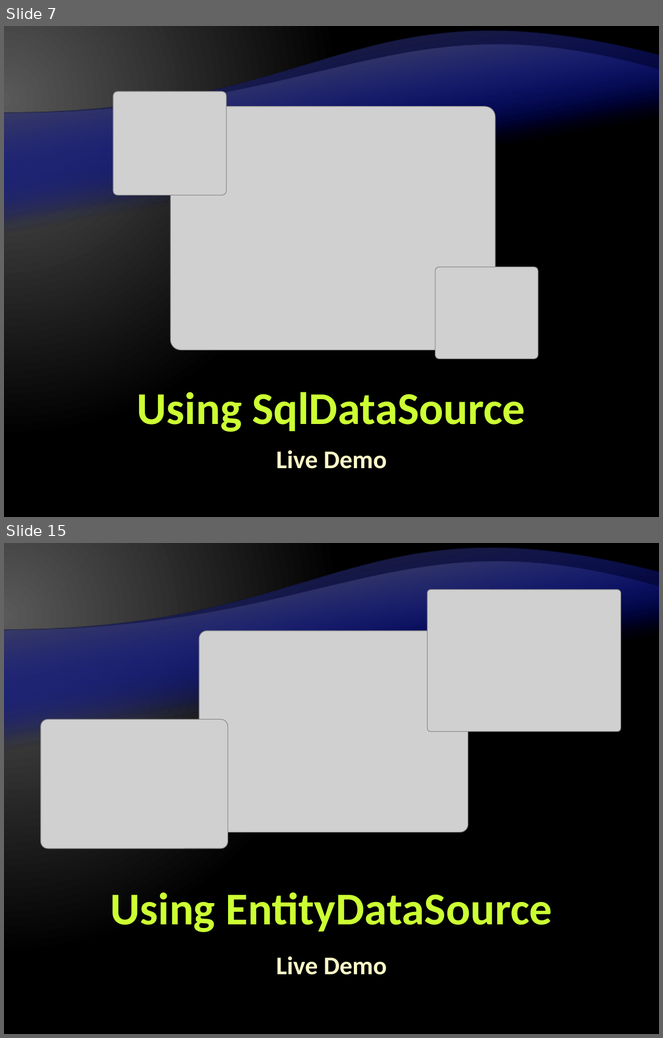
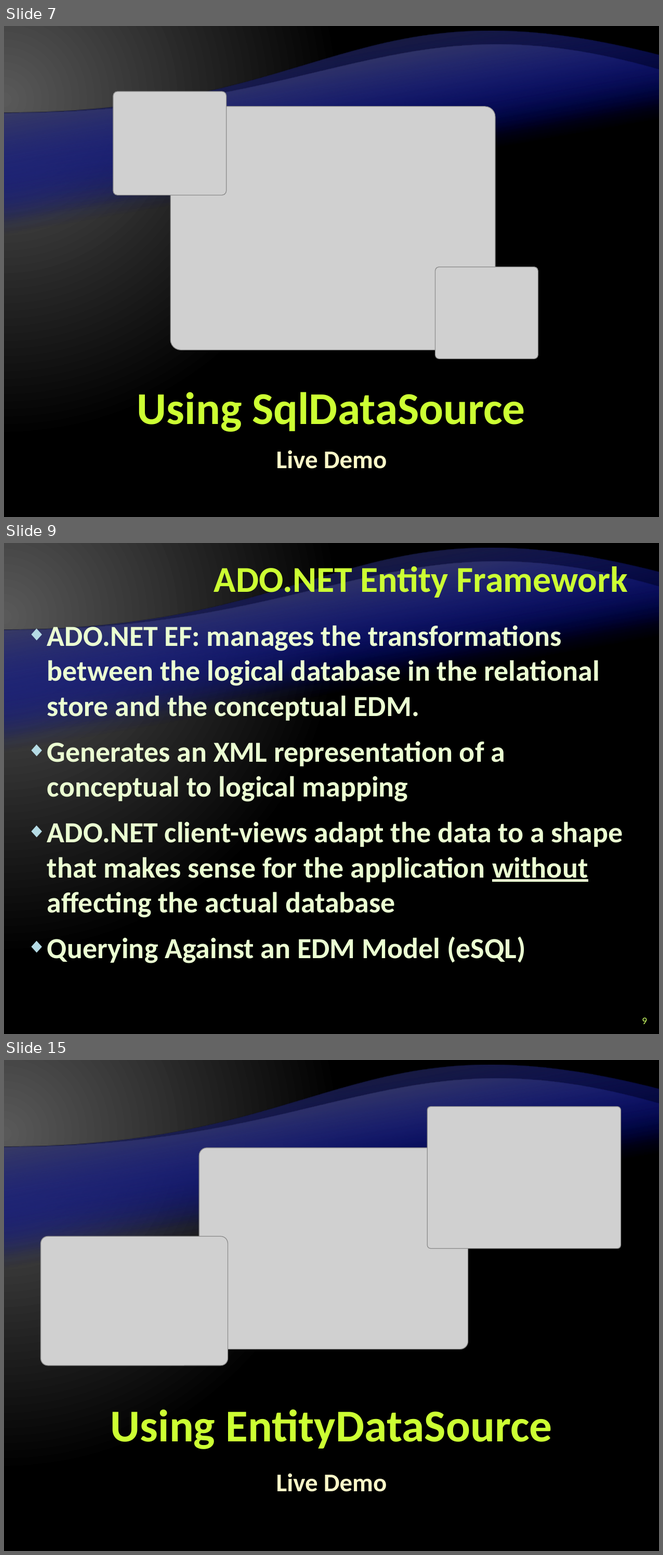
Before and after one commit to Graveheart/aspnetcourse, a slide deck: 2010/lectures/10. ASP.NET-and-Databases.pptx. Shown one above the other, each under a label of ours: slides 7 and 15 before the commit, slides 7, 9 and 15 after it; the slides between them are not shown. The pictures are 663x1038 and 663x1555 pixels, drawn with LibreOffice and Linux fonts; fonts in the diff are those of the drawing; grey boxes stand for pictures; background and template pictures are left out. Boxes give left, top, right and bottom in pixels: in the first picture for what was removed or moved away, otherwise in the second. Text is boxed around its words. In the diff, an @@ line names an element or a change of style, - is before the commit and + after.

```diff
--- a/2010/lectures/10. ASP.NET-and-Databases.pptx
+++ b/2010/lectures/10. ASP.NET-and-Databases.pptx
@@ slide 9 added at box(4, 543, 659, 1034), background gradient #595959 to #000000; not listed: 4 template elements that a slide beside it also shows @@
@@ title added at box(214, 562, 628, 601), 40 pt, text #CCFF33, bold @@
+ADO.NET Entity Framework
@@ text added at box(47, 622, 623, 964), 32 pt, text #EBFFD2, bold @@
+◆ ADO.NET EF: manages the transformations between the logical database in the relational store and the conceptual EDM.
+◆ Generates an XML representation of a conceptual to logical mapping
+◆ ADO.NET client-views adapt the data to a shape that makes sense for the application without affecting the actual database
+◆ Querying Against an EDM Model (eSQL)
@@ page number added at box(642, 1018, 647, 1025), 11 pt, text #CCFF66 @@
+9
```
Also in this commit, not shown: 10 slides changed, 2 other slides added, 3 slides removed.
